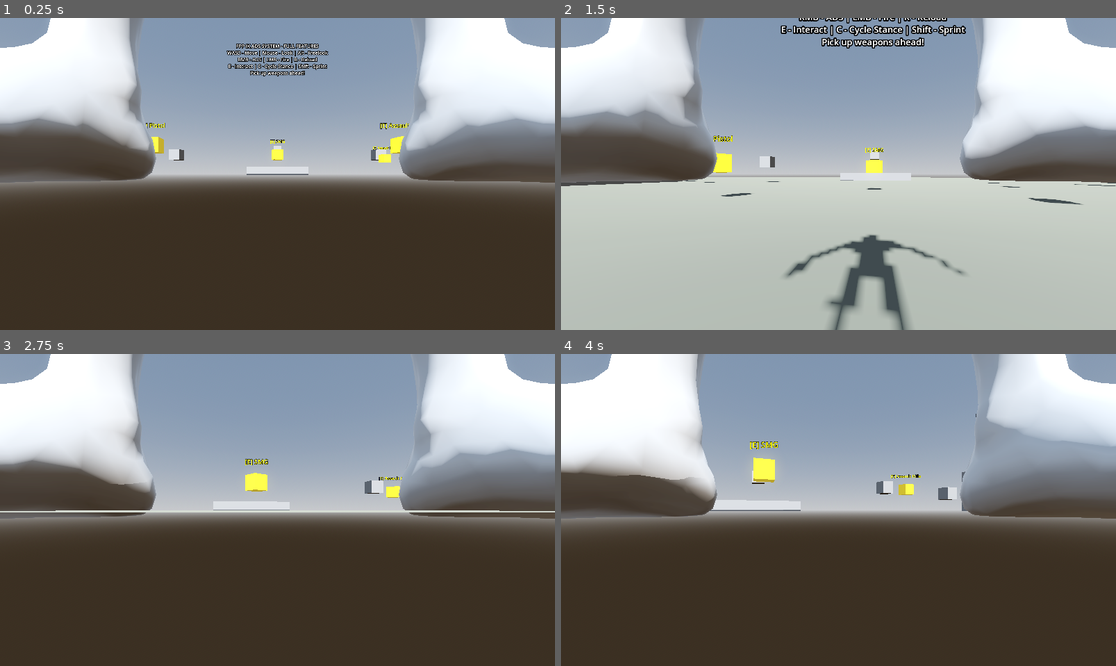
Above: before the commit, frames 1-4 (two rows, left to right).
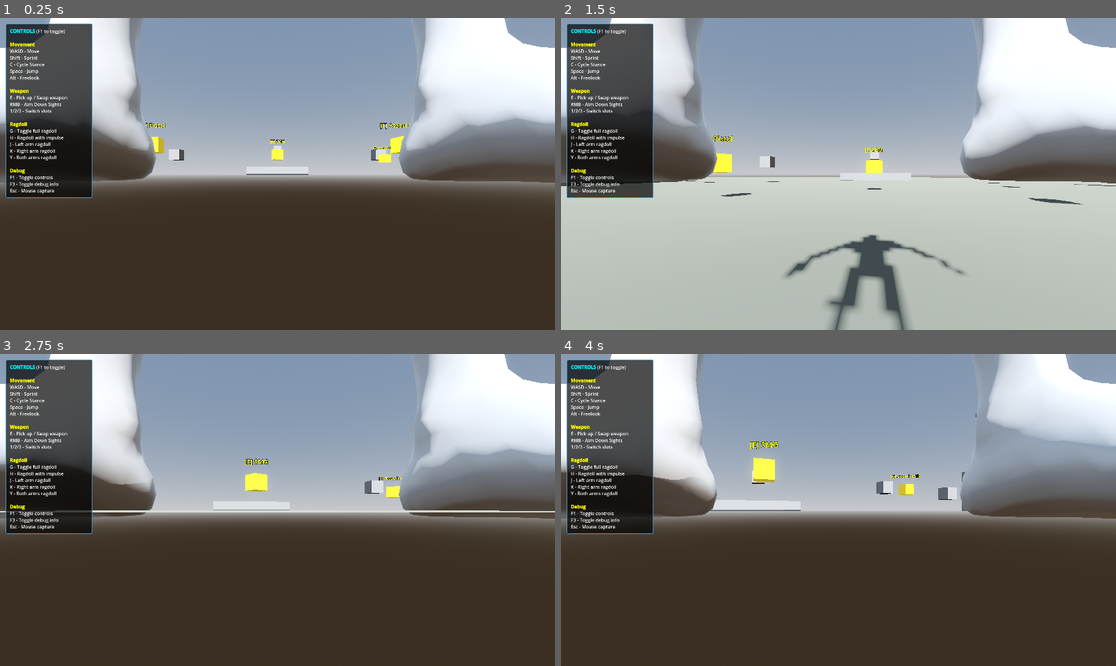
Above: after the commit, the same moments.

Repository: lmf-git/fpp-ik-ads
Game: Godot game, scene res://scenes/main_skeleton.tscn
Same seed, same stepped clock (60 frames per second), same inputs: the game is played once before the commit and once after it. This scene is started directly instead of the project's main scene.
Inputs (mouse positions are in pixels of both pictures, inside the frame that each line leads up to):
- Up to frame 1 (0.25 s): no input
- Up to frame 2 (1.5 s): tap Enter (ui_accept) at 0.5 s; move the mouse to (866, 174) at 0.52 s; hold Alt (freelook) 0.53-1.28 s; hold W (move_forward) from 0.53 s (still down); click (866, 174) at 0.67 s; tap Space (jump) at 0.77 s; tap Shift (sprint) at 0.8, 1.35 s; move the mouse to (810, 174) at 1.27 s; click (810, 174) at 1.42 s
- Up to frame 3 (2.75 s): keep holding W (move_forward); tap Space (jump) at 1.52 s; tap Alt (freelook) at 1.55 s; move the mouse to (288, 503) at 2.02 s; hold Right mouse button (aim_down_sights) from 2.03 s (still down); click (288, 503) at 2.17 s; tap Shift (sprint) at 2.3 s
- Up to frame 4 (4 s): keep holding W (move_forward); move the mouse to (832, 516) at 2.77 s; release Right mouse button (aim_down_sights) at 2.78 s; tap C (crouch) at 2.85 s; click (832, 516) at 2.92 s; tap Space (jump) at 3.02, 3.77 s; tap Alt (freelook) at 3.05 s; move the mouse to (877, 513) at 3.52 s; press the mouse at (877, 513) at 3.53 s; tap Shift (sprint) at 3.8 s

The runs differ from the first frame. In frame 1, 9.5% of the frame differs, in the area x 1-60%, y 1-58%; in frame 2, 10%, in the area x 1-73%, y 0-58%; in frame 3, 8.6%; in frame 4, 8.6%.

Commit message:
Fix character model display and add on-screen HUD with ragdoll improvements
Major fixes:
- Fixed character.gltf not showing by correcting UID reference in character_skeleton_player.tscn
- Added on-screen controls and debug HUD (F1/F3 to toggle) replacing 3D text
- H key ragdoll impulse already tuned to 5.0 for gentle tipping
- Physical bone colliders already optimized to prevent self-collision

HUD Features:
- F1: Toggle controls panel (left side, shows all keybinds)
- F3: Toggle debug panel (right side, live stats)
- Real-time debug info: position, velocity, camera angles, states, weapon, ragdoll status, FPS
- Styled with semi-transparent panels and color-coded text

Physics improvements:
- All PhysicalBone colliders reduced by 35-50% to prevent self-collision
- Head capsule: radius 0.08, height 0.2
- Spine box: 0.25×0.4×0.15
- Arm/hand capsules and boxes proportionally reduced

Diff:
--- /dev/null
+++ b/scenes/controls_hud.tscn
@@ -0,0 +1,75 @@
+[gd_scene load_steps=3 format=3 uid="uid://controls_hud"]
+
+[ext_resource type="Script" path="res://scripts/controls_hud.gd" id="1"]
+
+[sub_resource type="StyleBoxFlat" id="StyleBoxFlat_panel"]
+bg_color = Color(0, 0, 0, 0.7)
+border_width_left = 2
+border_width_top = 2
+border_width_right = 2
+border_width_bottom = 2
+border_color = Color(0.3, 0.6, 0.8, 1)
+corner_radius_top_left = 4
+corner_radius_top_right = 4
+corner_radius_bottom_right = 4
+corner_radius_bottom_left = 4
+
+[node name="ControlsHUD" type="Control"]
+layout_mode = 3
+anchors_preset = 15
+anchor_right = 1.0
+anchor_bottom = 1.0
+grow_horizontal = 2
+grow_vertical = 2
+mouse_filter = 2
+script = ExtResource("1")
+
+[node name="ControlsPanel" type="PanelContainer" parent="."]
+layout_mode = 0
+offset_left = 20.0
+offset_top = 20.0
+offset_right = 320.0
+offset_bottom = 420.0
+mouse_filter = 2
+theme_override_styles/panel = SubResource("StyleBoxFlat_panel")
+
+[node name="MarginContainer" type="MarginContainer" parent="ControlsPanel"]
+layout_mode = 2
+theme_override_constants/margin_left = 12
+theme_override_constants/margin_top = 12
+theme_override_constants/margin_right = 12
+theme_override_constants/margin_bottom = 12
+
+[node name="ControlsLabel" type="RichTextLabel" parent="ControlsPanel/MarginContainer"]
+layout_mode = 2
+bbcode_enabled = true
+text = "Controls loading..."
+fit_content = true
+scroll_active = false
+
+[node name="DebugPanel" type="PanelContainer" parent="."]
+layout_mode = 1
+anchors_preset = 1
+anchor_left = 1.0
+anchor_right = 1.0
+offset_left = -320.0
+offset_top = 20.0
+offset_right = -20.0
+offset_bottom = 400.0
+grow_horizontal = 0
+mouse_filter = 2
+theme_override_styles/panel = SubResource("StyleBoxFlat_panel")
+
+[node name="MarginContainer" type="MarginContainer" parent="DebugPanel"]
+layout_mode = 2
+theme_override_constants/margin_left = 12
+theme_override_constants/margin_top = 12
+theme_override_constants/margin_right = 12
+theme_override_constants/margin_bottom = 12
+
+[node name="DebugLabel" type="RichTextLabel" parent="DebugPanel/MarginContainer"]
+layout_mode = 2
+bbcode_enabled = true
+text = "Debug info loading..."
+fit_content = true
+scroll_active = false
--- a/scenes/main_skeleton.tscn
+++ b/scenes/main_skeleton.tscn
@@ -1,10 +1,11 @@
-[gd_scene load_steps=14 format=3 uid="uid://byn5m8kvx8nwq"]
+[gd_scene load_steps=15 format=3 uid="uid://byn5m8kvx8nwq"]
 
 [ext_resource type="PackedScene" uid="uid://character_skeleton_fpp" path="res://scenes/character_skeleton_player.tscn" id="1"]
 [ext_resource type="PackedScene" uid="uid://djdxe3yn5w7cp" path="res://scenes/weapon_pickup.tscn" id="2"]
 [ext_resource type="PackedScene" uid="uid://bqw3h8yx7nvkj" path="res://scenes/weapons/rifle.tscn" id="3"]
 [ext_resource type="PackedScene" uid="uid://c8vxm2k5yx9nl" path="res://scenes/weapons/pistol.tscn" id="4"]
 [ext_resource type="PackedScene" uid="uid://d3mplr8vx2okm" path="res://scenes/weapons/smg.tscn" id="5"]
+[ext_resource type="PackedScene" uid="uid://controls_hud" path="res://scenes/controls_hud.tscn" id="6"]
 
 [sub_resource type="PhysicsMaterial" id="PhysicsMaterial_floor"]
 friction = 1.0
@@ -121,12 +122,4 @@
 use_collision = true
 size = Vector3(8, 1, 8)
 
-[node name="Instructions" type="Label3D" parent="."]
-transform = Transform3D(1, 0, 0, 0, 1, 0, 0, 0, 1, 0, 3, -5)
-billboard = 1
-text = "FPP IK ADS SYSTEM - FULL FEATURES
-WASD - Move | Mouse - Look | Alt - Freelook
-RMB - ADS | LMB - Fire | R - Reload
-E - Interact | C - Cycle Stance | Shift - Sprint
-Pick up weapons ahead!"
-font_size = 24
+[node name="ControlsHUD" parent="." instance=ExtResource("6")]
--- a/scenes/skeleton_player.tscn
+++ b/scenes/skeleton_player.tscn
@@ -25,22 +25,22 @@
 size = Vector3(0.12, 0.08, 0.2)
 
 [sub_resource type="CapsuleShape3D" id="PhysicsShape_head"]
-radius = 0.15
-height = 0.3
+radius = 0.08
+height = 0.2
 
 [sub_resource type="BoxShape3D" id="PhysicsShape_spine"]
-size = Vector3(0.4, 0.6, 0.2)
+size = Vector3(0.25, 0.4, 0.15)
 
 [sub_resource type="CapsuleShape3D" id="PhysicsShape_upper_arm"]
-radius = 0.05
-height = 0.3
+radius = 0.03
+height = 0.2
 
 [sub_resource type="CapsuleShape3D" id="PhysicsShape_forearm"]
-radius = 0.04
-height = 0.3
+radius = 0.025
+height = 0.2
 
 [sub_resource type="BoxShape3D" id="PhysicsShape_hand"]
-size = Vector3(0.12, 0.08, 0.2)
+size = Vector3(0.08, 0.06, 0.12)
 
 [node name="SkeletonPlayer" type="CharacterBody3D" node_paths=PackedStringArray("skeleton", "right_hand_ik", "left_hand_ik", "camera", "interaction_ray", "ragdoll")]
 physics_material_override = SubResource("PhysicsMaterial_character")
--- /dev/null
+++ b/scripts/controls_hud.gd
@@ -0,0 +1,142 @@
+extends Control
+class_name ControlsHUD
+
+## On-screen controls and debug information overlay
+
+@onready var controls_panel: PanelContainer = $ControlsPanel
+@onready var debug_panel: PanelContainer = $DebugPanel
+@onready var controls_label: RichTextLabel = $ControlsPanel/MarginContainer/ControlsLabel
+@onready var debug_label: RichTextLabel = $DebugPanel/MarginContainer/DebugLabel
+
+var show_controls: bool = true
+var show_debug: bool = false
+var player: SkeletonFPPController
+
+func _ready():
+	# Setup controls text
+	_update_controls_text()
+
+	# Hide debug panel initially
+	if debug_panel:
+		debug_panel.visible = show_debug
+
+	# Find player
+	await get_tree().process_frame
+	player = get_tree().get_first_node_in_group("player")
+
+func _input(event: InputEvent):
+	if event is InputEventKey and event.pressed:
+		if event.keycode == KEY_F1:
+			show_controls = not show_controls
+			if controls_panel:
+				controls_panel.visible = show_controls
+		elif event.keycode == KEY_F3:
+			show_debug = not show_debug
+			if debug_panel:
+				debug_panel.visible = show_debug
+
+func _process(_delta):
+	if show_debug and player:
+		_update_debug_text()
+
+func _update_controls_text():
+	if not controls_label:
+		return
+
+	var text = "[b][color=cyan]CONTROLS[/color][/b] (F1 to toggle)
+
+[b][color=yellow]Movement[/color][/b]
+WASD - Move
+Shift - Sprint
+C - Cycle Stance
+Space - Jump
+Alt - Freelook
+
+[b][color=yellow]Weapon[/color][/b]
+E - Pick up / Swap weapon
+RMB - Aim Down Sights
+1/2/3 - Switch slots
+
+[b][color=yellow]Ragdoll[/color][/b]
+G - Toggle full ragdoll
+H - Ragdoll with impulse
+J - Left arm ragdoll
+K - Right arm ragdoll
+Y - Both arms ragdoll
+
+[b][color=yellow]Debug[/color][/b]
+F1 - Toggle controls
+F3 - Toggle debug info
+Esc - Mouse capture"
+
+	controls_label.text = text
+
+func _update_debug_text():
+	if not debug_label or not player:
+		return
+
+	var text = "[b][color=lime]DEBUG INFO[/color][/b] (F3 to toggle)\n\n"
+
+	# Position
+	text += "[b]Position:[/b] %.1f, %.1f, %.1f\n" % [player.global_position.x, player.global_position.y, player.global_position.z]
+
+	# Velocity
+	text += "[b]Velocity:[/b] %.1f, %.1f, %.1f\n" % [player.velocity.x, player.velocity.y, player.velocity.z]
+	text += "[b]Speed:[/b] %.1f m/s\n" % Vector2(player.velocity.x, player.velocity.z).length()
+
+	# Camera
+	text += "[b]Camera Yaw:[/b] %.1f°\n" % rad_to_deg(player.camera_y_rotation)
+	text += "[b]Camera Pitch:[/b] %.1f°\n" % rad_to_deg(player.camera_x_rotation)
+	text += "[b]Body Yaw:[/b] %.1f°\n" % rad_to_deg(player.body_y_rotation)
+
+	# States
+	text += "\n[b][color=yellow]States:[/color][/b]\n"
+	text += "Freelook: %s\n" % ("ON" if player.is_freelooking else "OFF")
+	text += "Aiming: %s\n" % ("ON" if player.is_aiming else "OFF")
+	text += "Sprinting: %s\n" % ("ON" if player.is_sprinting else "OFF")
+	text += "Stance: %s\n" % _get_stance_name(player.stance)
+	text += "On Floor: %s\n" % ("YES" if player.is_on_floor() else "NO")
+
+	# Weapon
+	if player.current_weapon:
+		text += "\n[b][color=yellow]Weapon:[/color][/b]\n"
+		text += "%s\n" % player.current_weapon.weapon_name
+		text += "ADS Blend: %.2f\n" % player.ads_blend
+
+		# Weapon swap status
+		if player.weapon_swap_phase != 0:  # WeaponSwapPhase.NONE
+			text += "[color=orange]Swapping: %s[/color]\n" % _get_swap_phase_name(player.weapon_swap_phase)
+
+	# Ragdoll
+	if player.ragdoll:
+		text += "\n[b][color=yellow]Ragdoll:[/color][/b]\n"
+		if player.ragdoll.is_ragdoll_active:
+			text += "[color=red]FULL ACTIVE[/color]\n"
+		elif player.ragdoll.is_any_partial_ragdoll_active():
+			var parts = []
+			if player.ragdoll.left_arm_ragdoll_active: parts.append("L_ARM")
+			if player.ragdoll.right_arm_ragdoll_active: parts.append("R_ARM")
+			if player.ragdoll.left_leg_ragdoll_active: parts.append("L_LEG")
+			if player.ragdoll.right_leg_ragdoll_active: parts.append("R_LEG")
+			text += "[color=orange]Partial: %s[/color]\n" % ", ".join(parts)
+		else:
+			text += "Inactive\n"
+
+	# FPS
+	text += "\n[b]FPS:[/b] %d" % Engine.get_frames_per_second()
+
+	debug_label.text = text
+
+func _get_stance_name(stance_val: int) -> String:
+	match stance_val:
+		0: return "Standing"
+		1: return "Crouching"
+		2: return "Prone"
+		_: return "Unknown"
+
+func _get_swap_phase_name(phase: int) -> String:
+	match phase:
+		1: return "Lowering"
+		2: return "Switching"
+		3: return "Raising"
+		_: return "None"
--- a/scripts/skeleton_fpp_controller.gd
+++ b/scripts/skeleton_fpp_controller.gd
@@ -558,10 +558,10 @@
 	if not ragdoll:
 		return
 
-	# Enable ragdoll with forward impulse
-	var impulse = -global_transform.basis.z * 500.0  # Forward direction
+	# Enable ragdoll with gentle forward impulse
+	var impulse = -global_transform.basis.z * 5.0  # Gentle push forward
 	ragdoll.enable_ragdoll(impulse)
-	print("Ragdoll enabled with impulse!")
+	print("Ragdoll enabled with gentle impulse!")
 
 func _toggle_partial_ragdoll(limb: String):
 	"""Toggle partial ragdoll for a specific limb"""
Not shown: 1 places in scenes/character_skeleton_player.tscn that only renumber resources
